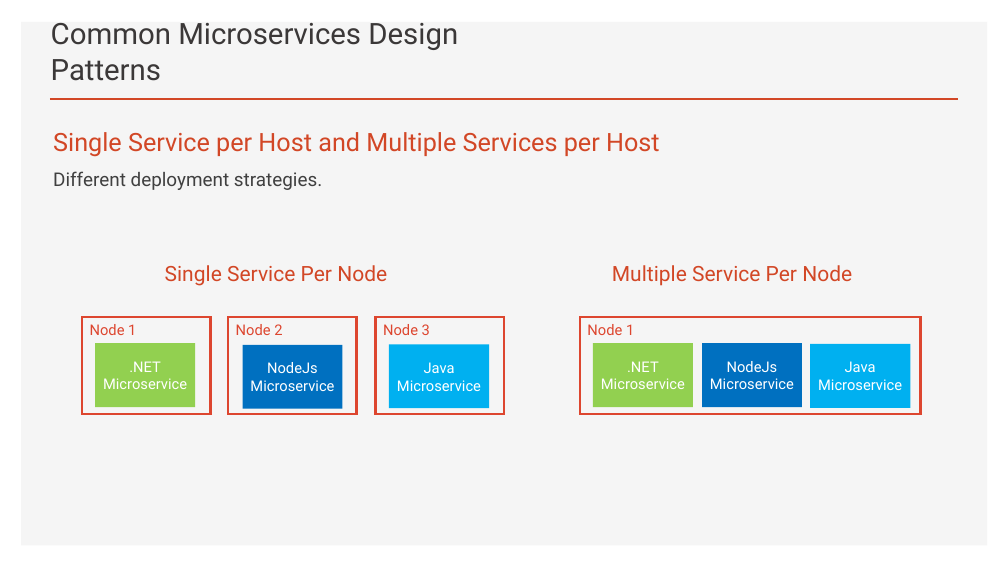
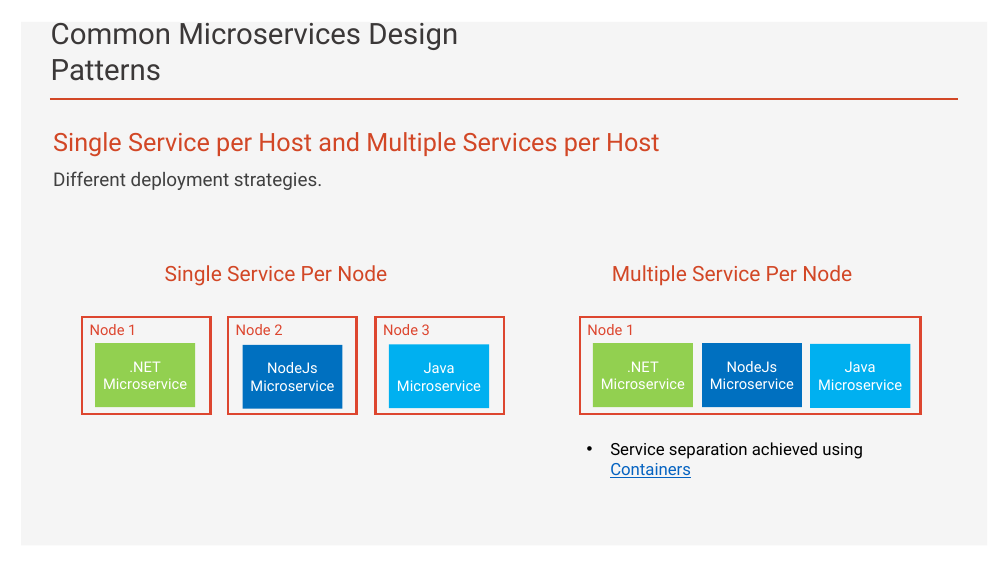
Before and after one commit to brianperera/EasyMaintain, a slide deck: slide 11 of Documents/MicroServices.pptx. Drawn at 1008x567 pixels with LibreOffice and Linux fonts; fonts in the diff are those of the drawing. Boxes give left, top, right and bottom in pixels: in the first picture for what was removed or moved away, otherwise in the second. Text is boxed around its words. In the diff, an @@ line names an element or a change of style, - is before the commit and + after.

```diff
--- a/Documents/MicroServices.pptx
+++ b/Documents/MicroServices.pptx
@@ text added at bbox=[610, 442, 863, 478], 16 pt, text #000000 @@
+• Service separation achieved using Containers
```
Also in this commit, not shown: 8 other slides changed.
